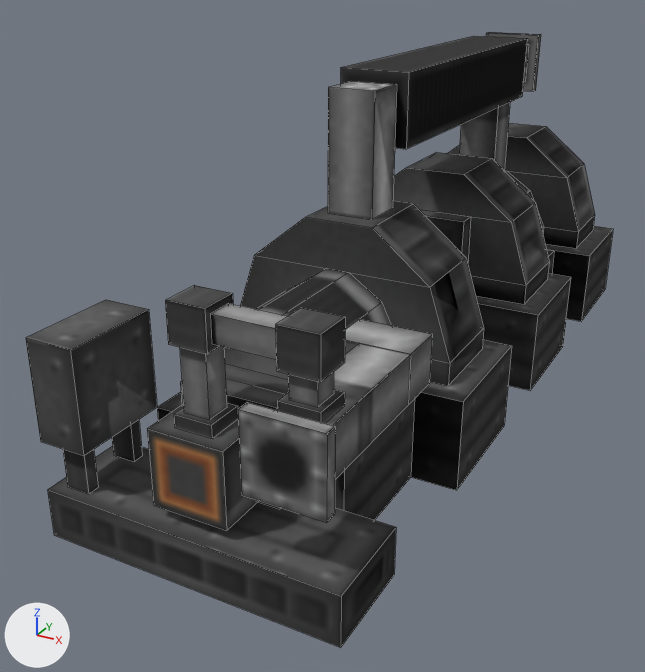
The OBJ model src/main/resources/assets/immersivetech/models/block/metal_multiblock/steam_turbine_mirrored.obj: old version first, new version second.
Before and after are seen from a camera (50 mm lens) standing at (4.49, -5.82, 4.02) and looking at (-0.14, 2.59, -0.18). The lights are fixed; the arrows at lower left show +X, +Y and +Z. Mesh edges are drawn as thin lines. Where no turn or scale is listed for an object, it has been applied to the vertices. Vertices at the same position are counted once.

Script lines for the objects in view, before the commit:
```python
me_base = bpy.data.meshes.new('base')
me_base.from_pydata(...)  # 315 vertices, 258 faces; spans x -1.0..2.0, y -1.0..8.0, z -1.0..2.88
me_base.materials.append(mat_steam_turbine)  # picture img_metal_multiblock_steam_turbine
ob_base = bpy.data.objects.new('base', me_base)
ob_base.location = (0.0, 0.0, 0.0)
```
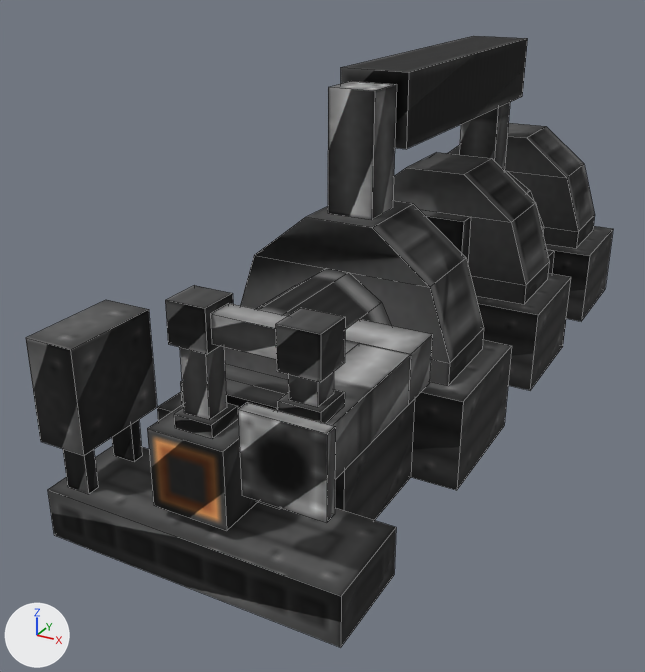
Commit message: First pass for steam turbine output

What differs and where, as boxes [x1, y1, x2, y2] in the pictures (645 x 672 px):
'base', reshaped: before [26, 32, 613, 647]; after [26, 36, 613, 647]
part 1 of me_base, deleted: before [486, 32, 541, 91]
part 2 of me_base, deleted: before [524, 44, 529, 82]

What changed in the scene script:
```text
Change me_base:
    where me_base.from_pydata(...)  # 315 vertices, 258 faces; spans x -1.0..2.0, y -1.0..8.0, z -1.0..2.88
    used by ob_base; location = (0.0, 0.0, 0.0)
    me_base part 1: the loose piece of 8 vertices spanning x 0.13..0.88, y 6.88..7.01, z 2.12..2.87 is deleted
    me_base part 2: the loose piece of 8 vertices spanning x 0.25..0.75, y 5.96..6.88, z 2.25..2.75 is deleted
```
